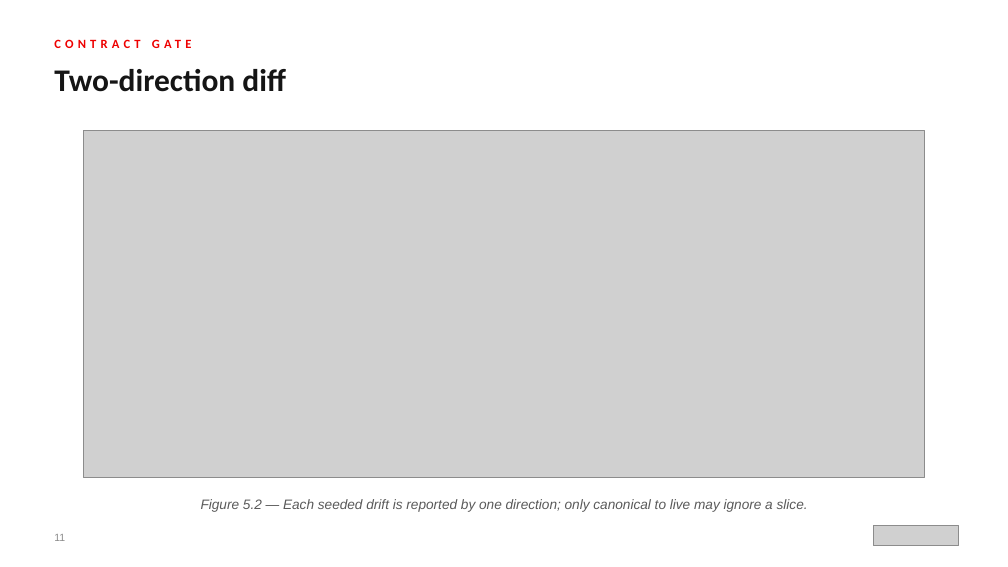
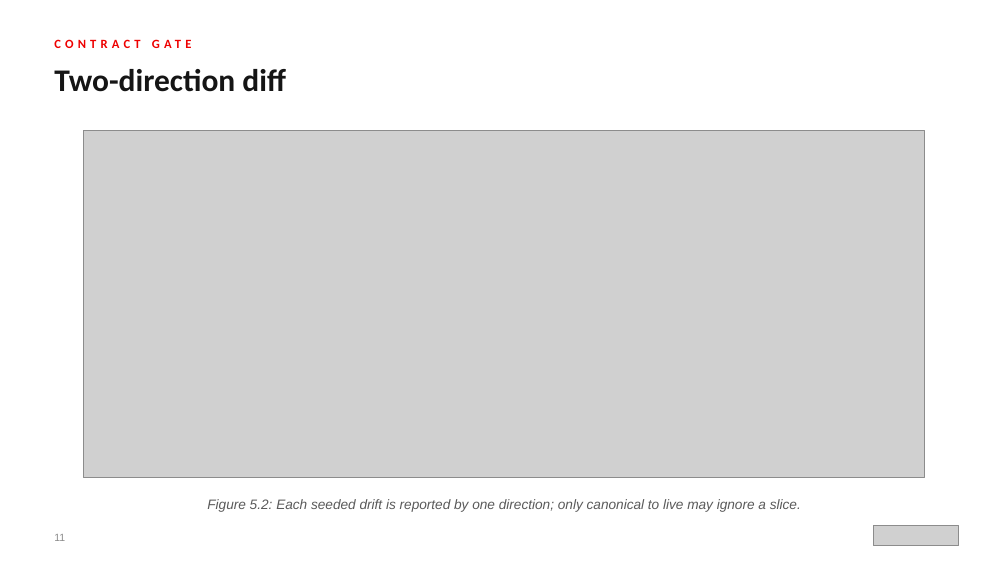
Before and after one commit to patterncatalyst/api-patterns-and-practices-graphql, a slide deck: slide 11 of presentation/api-patterns-graphql-quarkus/api-patterns-graphql-quarkus.pptx. Drawn at 1008x567 pixels with LibreOffice and Linux fonts; fonts in the diff are those of the drawing; grey boxes stand for pictures. Boxes give left, top, right and bottom in pixels: in the first picture for what was removed or moved away, otherwise in the second. Text is boxed around its words. In the diff, an @@ line names an element or a change of style, - is before the commit and + after.

```diff
--- a/presentation/api-patterns-graphql-quarkus/api-patterns-graphql-quarkus.pptx
+++ b/presentation/api-patterns-graphql-quarkus/api-patterns-graphql-quarkus.pptx
@@ text at [207,499,801,512]: text changed @@
-Figure 5.2 — Each seeded drift is reported by one direction; only canonical to live may ignore a slice.
+Figure 5.2: Each seeded drift is reported by one direction; only canonical to live may ignore a slice.
```
Also in this commit, not shown: 13 other slides changed, 5 other files.
